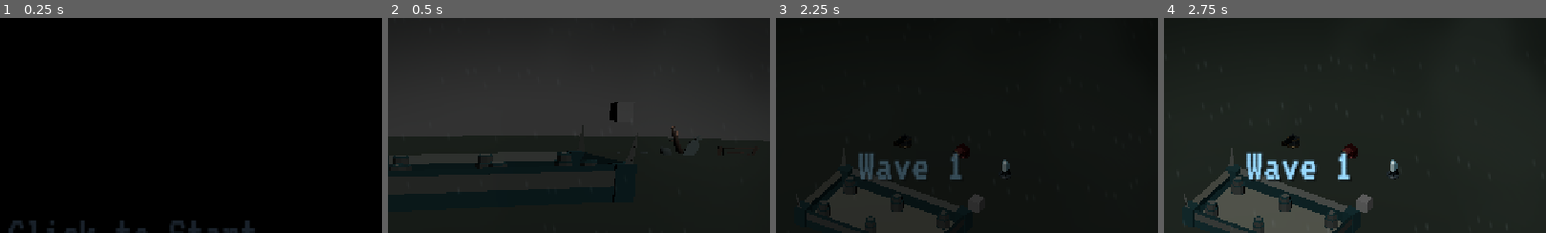
Above: before the commit, frames 1-4 (left to right).
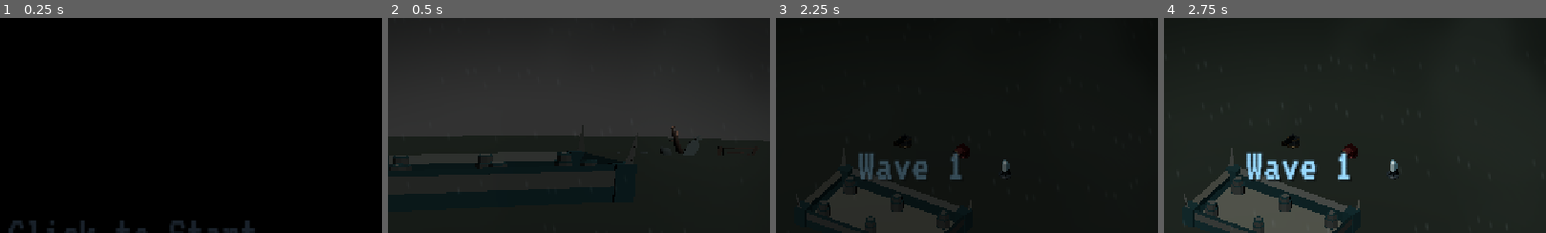
Above: after the commit, the same moments.

Repository: JeremyMarkWilcox/Tower-Defense
Game: Godot game, scene res://core/ui/boot.tscn
Two runs of this game, one before a commit and one after it. Both use one fixed random seed, a clock stepped at 60 frames per second and the inputs below. Sound files missing from this copy of the repository are replaced by a short silence.
Inputs (mouse positions are % of the whole screen's width and height, from its top left):
- Up to frame 1 (0.25 s): no input
- Up to frame 2 (0.5 s): no input
- Up to frame 3 (2.25 s): tap Enter at 0.5 s; move the mouse to (72, 45) at 0.52 s; hold Right (ui_right) 0.53-1.28 s; hold Space (thread_cut) 0.53-1.28 s; click (72, 45) at 0.67 s; move the mouse to (30, 55) at 1.27 s; hold Down (ui_down) 1.28-2.03 s; tap E (thread_next) at 1.35 s; move the mouse to (60, 28) at 2.02 s; hold Right (ui_right) from 2.03 s (still down); hold Q (thread_prev) from 2.03 s (still down)
- Up to frame 4 (2.75 s): keep holding Right (ui_right); keep holding Q (thread_prev)
The pictures show only the part of the screen within x 33-83%, y 0-50%; the shares and areas given below are measured in that part.

Frame 1 is identical in both runs. In frame 2, 0.2% of the frame differs, in the area x 58-61%, y 39-49%; in frame 3, 0.2%; in frame 4, 0.2%, in the area x 50-55%, y 81-91%.
Error after the commit: Invalid assignment of property or key 'mesh' with value of type 'Nil' on a base object of type 'Nil'. (res://game/stronghold/stronghold.gd:53)

Commit message:
stuff

Diff:
--- a/game/data/towers/bullet.tscn
+++ b/game/data/towers/bullet.tscn
@@ -7,6 +7,7 @@
 [sub_resource type="SphereMesh" id="SphereMesh_xkro6"]
 
 [node name="Node3D" type="RigidBody3D" unique_id=222993637]
+collision_mask = 3
 script = ExtResource("1_2q6dw")
 
 [node name="CollisionShape3D" type="CollisionShape3D" parent="." unique_id=1106542266]
--- a/game/data/towers/tower.gd
+++ b/game/data/towers/tower.gd
@@ -5,21 +5,21 @@
 @export var range_one: Area3D
 @export var range_two: Area3D
 @export var range_three: Area3D
+
 @export var twrFireRate := 2000
 @export var twrDamage := 1
 @export var twrBulletSpeed := 10
-@export var tower_mesh: MeshInstance3D
+@export var twrMesh: MeshInstance3D
 
 var targetEnemy: Node3D = null
 
 func _process(delta: float) -> void:
-
 	if targetEnemy == null or not is_instance_valid(targetEnemy):
-		var bodies = range_three.get_overlapping_bodies()
+		var bodies := range_three.get_overlapping_areas()
 		if bodies.size() > 0:
 			targetEnemy = bodies[0] # Pick the first enemy in range
 		else:
 			targetEnemy = null
 			return
 
-	print(targetEnemy.global_position.x)
+	self.look_at(targetEnemy.position)
--- a/game/stronghold/stronghold.gd
+++ b/game/stronghold/stronghold.gd
@@ -44,13 +44,13 @@
 		destroyed.emit()
 
 func change_tower(slot: int, type: int, level: int) -> void:
-	var newTower = towerScene.instantiate()
+	var newTower := towerScene.instantiate()
 
 
 	newTower.twrDamage = towerdata.damageData[type][level]
 	newTower.twrFireRate = towerdata.fireRateData[type][level]
 	newTower.position = towerPositions[slot]
-
+	newTower.twrMesh.mesh = towerdata.meshData[type][level]
 
 	add_child(newTower)
 
